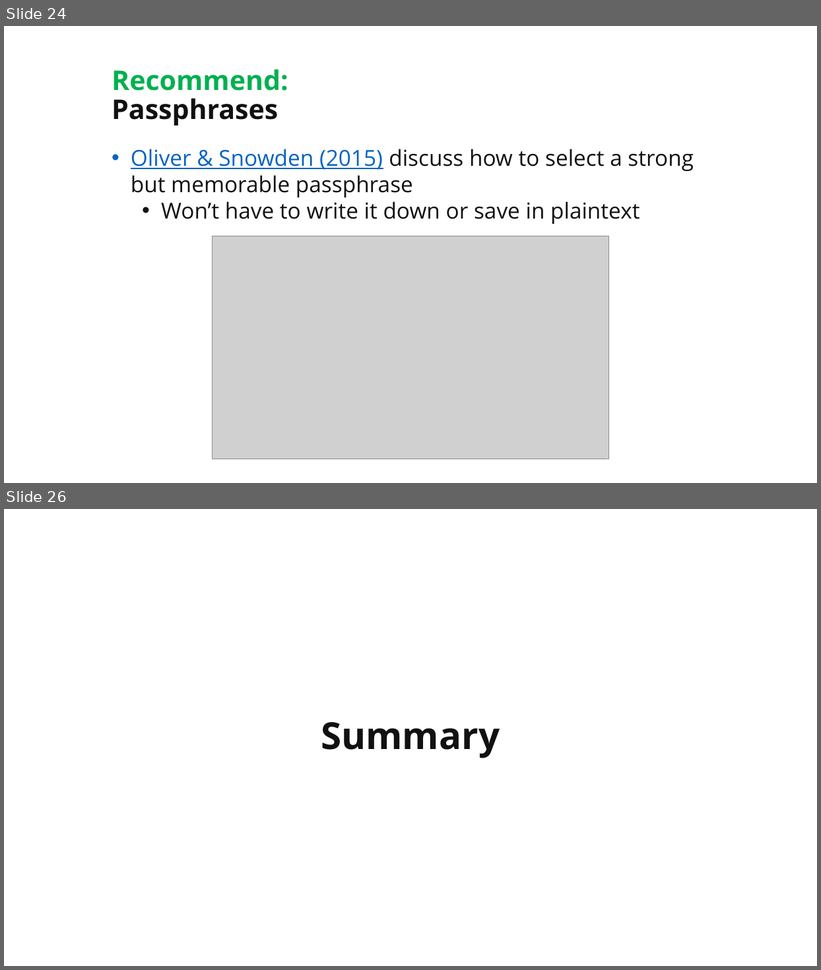
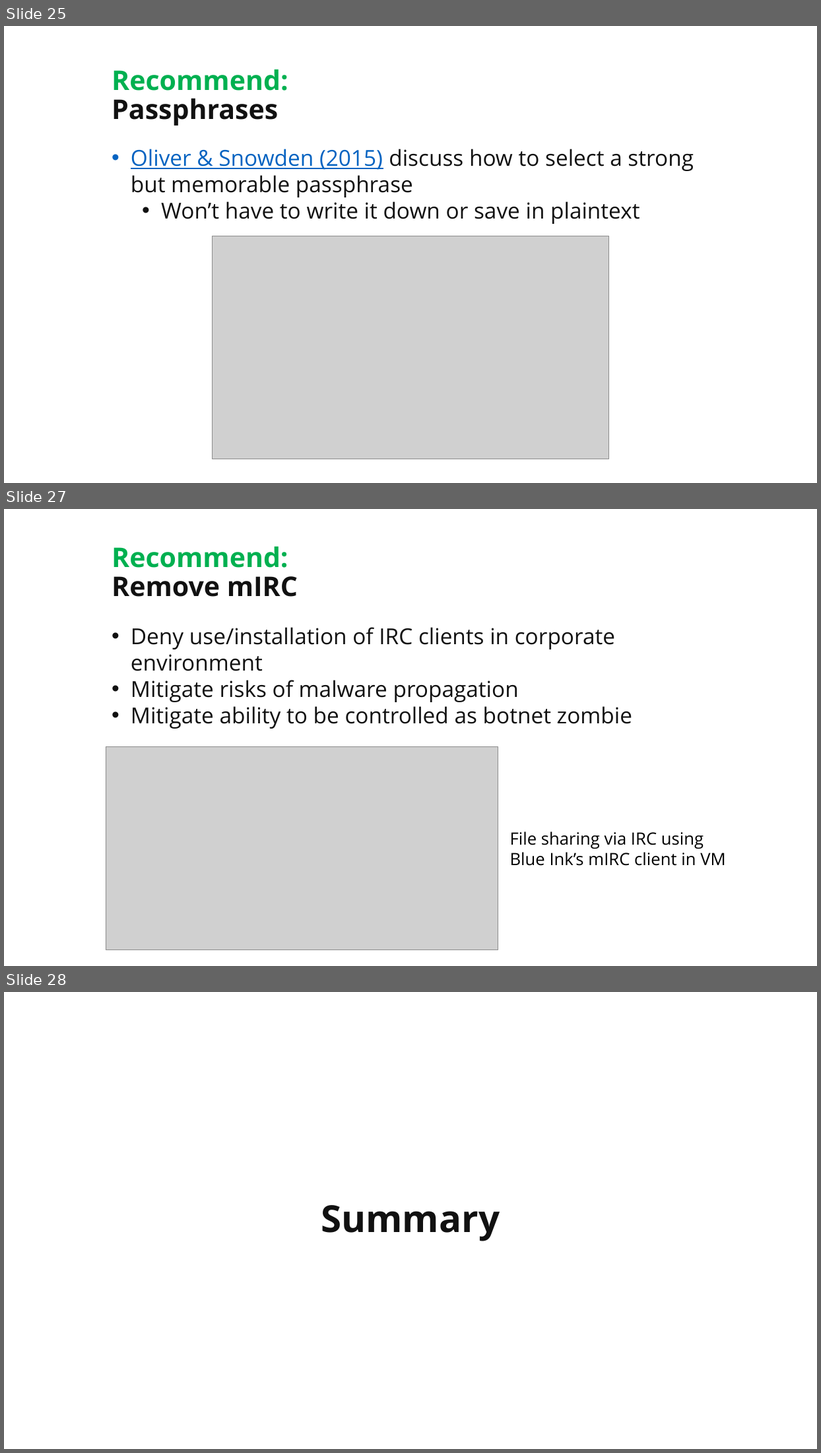
Before and after one commit to martymcflywa/ecu, a slide deck: year_1/sem_2/CSI1101_computer_security/0b_assignment_2_[22MAY15_0900]/dev/CSI1101_PONCE_A2_v03.pptx. Shown one above the other, each under a label of ours: slides 24 and 26 before the commit, slides 25, 27 and 28 after it; the slides between them are not shown. The pictures are 821x970 and 821x1453 pixels, drawn with LibreOffice and Linux fonts; fonts in the diff are those of the drawing; grey boxes stand for pictures. Boxes give left, top, right and bottom in pixels: in the first picture for what was removed or moved away, otherwise in the second. Text is boxed around its words. In the diff, an @@ line names an element or a change of style, - is before the commit and + after.

```diff
--- a/year_1/sem_2/CSI1101_computer_security/0b_assignment_2_[22MAY15_0900]/dev/CSI1101_PONCE_A2_v03.pptx
+++ b/year_1/sem_2/CSI1101_computer_security/0b_assignment_2_[22MAY15_0900]/dev/CSI1101_PONCE_A2_v03.pptx
@@ slide 27 added at (x1=4, y1=509, x2=817, y2=966), background #FFFFFF @@
@@ text added at (x1=112, y1=546, x2=298, y2=597), 32 pt, text #00B050, bold @@
+Recommend:
+Remove mIRC
@@ text added at (x1=131, y1=627, x2=632, y2=729), 26 pt, text #111111 @@
+• Deny use/installation of IRC clients in corporate environment
+• Mitigate risks of malware propagation
+• Mitigate ability to be controlled as botnet zombie
@@ picture added at (x1=106, y1=747, x2=498, y2=951) @@
@@ text added at (x1=510, y1=832, x2=725, y2=866), 20 pt, text #000000 @@
+File sharing via IRC using
+Blue Ink’s mIRC client in VM
@@ what was slide 24 is now slide 25 @@
@@ what was slide 26 is now slide 28 @@
```
Also in this commit, not shown: 5 slides changed, 4 other slides added, 5 slides removed, 2 other files.
